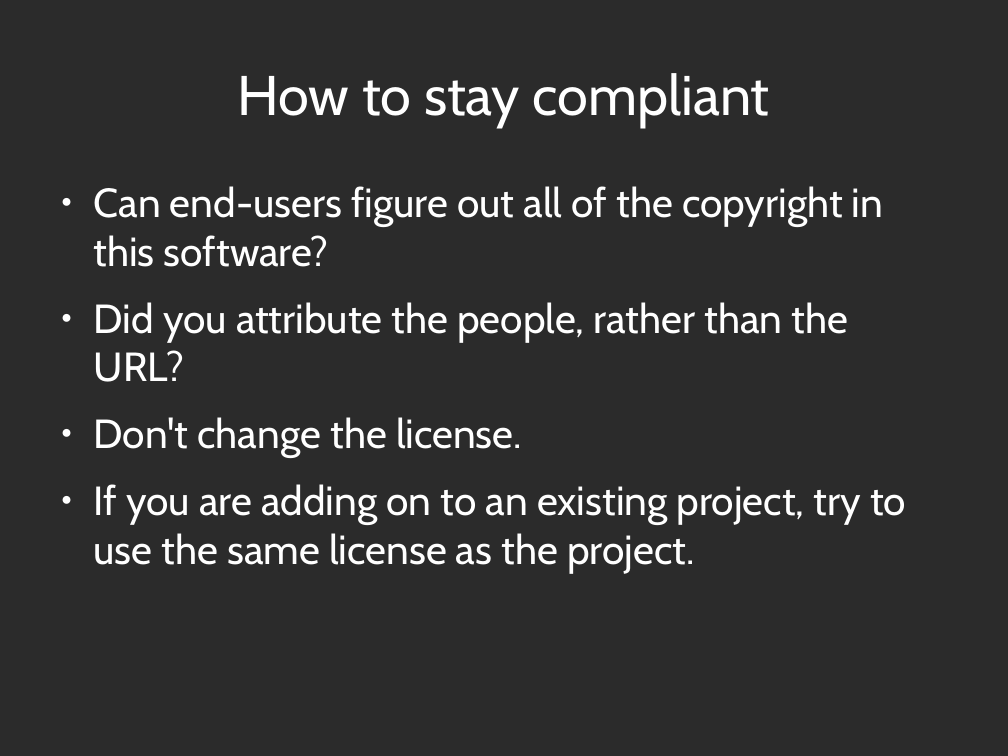
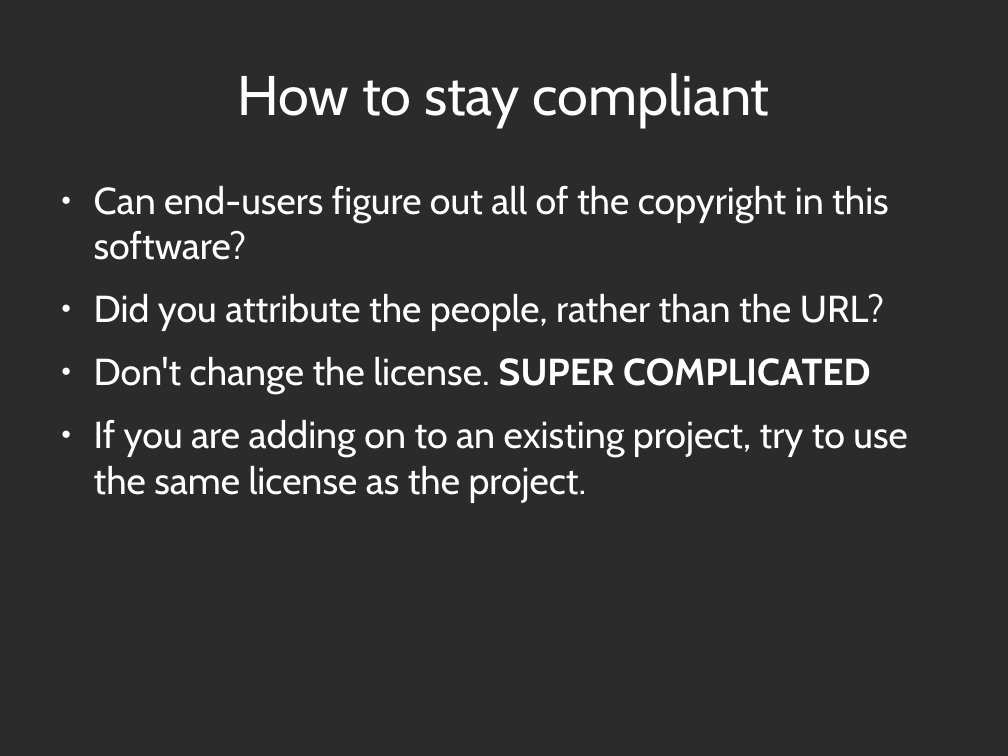
Before and after one commit to abramhindle/floss-licensing-talk, a slide deck: slide 37 of license-talk.odp. Drawn at 1008x756 pixels with LibreOffice and Linux fonts; fonts in the diff are those of the drawing; background and template pictures are left out; a plain dark background stands for a picture behind light text. Boxes give left, top, right and bottom in pixels: in the first picture for what was removed or moved away, otherwise in the second. Text is boxed around its words. In the diff, an @@ line names an element or a change of style, - is before the commit and + after.

```diff
--- a/license-talk.odp
+++ b/license-talk.odp
@@ text at [94,186,907,503]: size 32 to 29.6 pt in "Can end-users figure out all of the ...", "Did you attribute the people, rather than ...", "If you are adding on to an ..." @@
@@ text at [94,357,871,395]: text changed; size 32 to 29.6 pt @@
-● Don't change the license.
+● Don't change the license. SUPER COMPLICATED
```
Also in this commit, not shown: 4 other slides changed, 1 other file.
